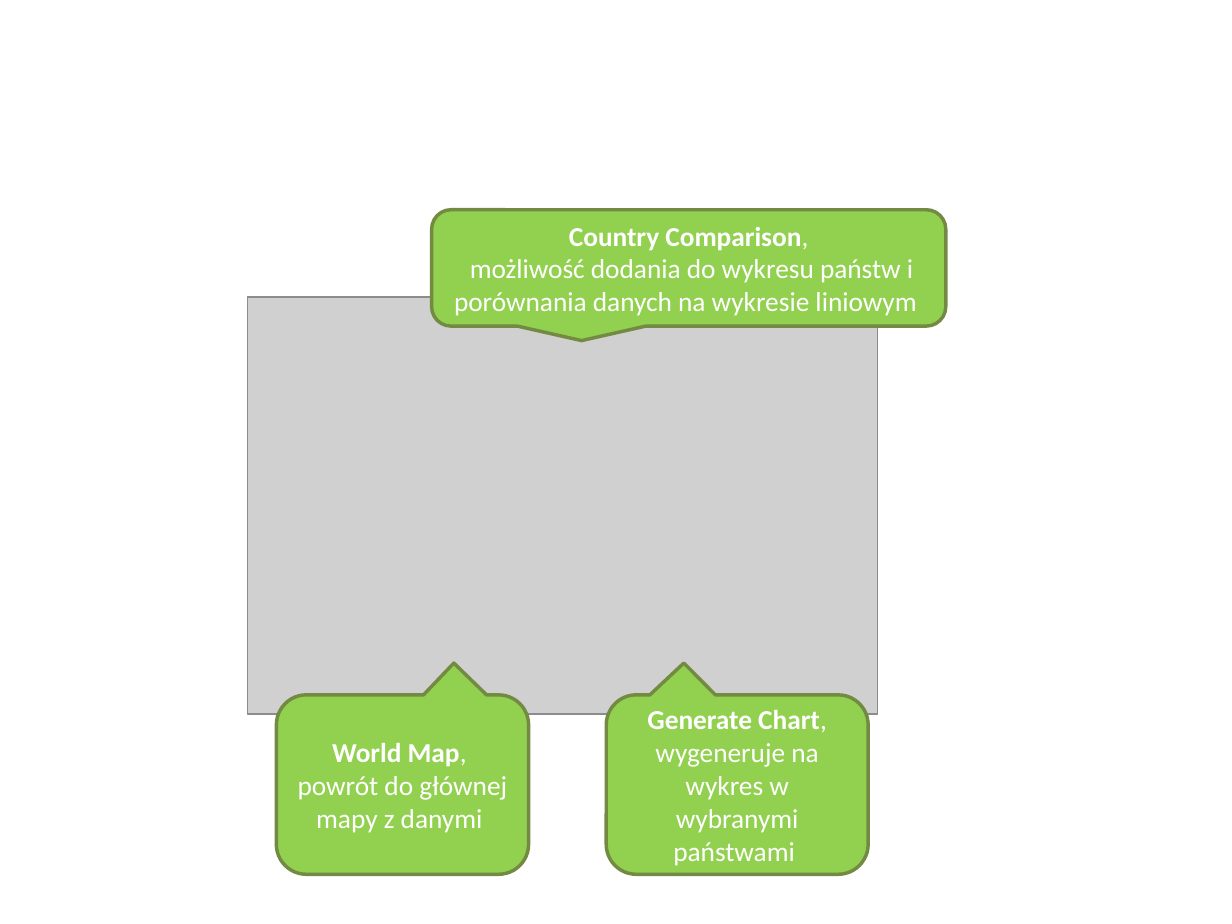
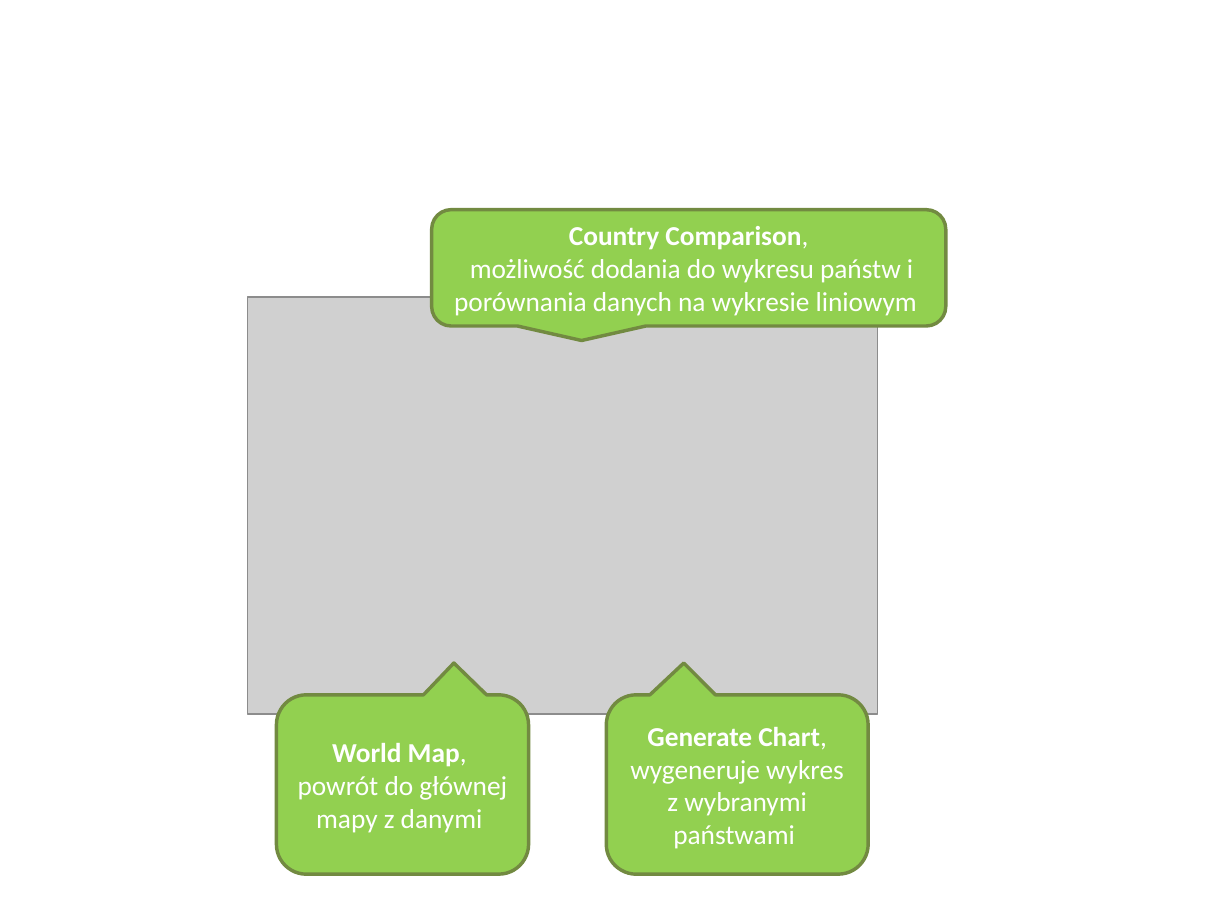
Before and after one commit to janiszewskibartlomiej/COVID-19-Thesis-Postgraduate_studies_on_WSB, a slide deck: slide 9 of docs/WSB_prezentacja_pracy_dyplomowej.pptx (slide 11 before the commit). Drawn at 1232x924 pixels with LibreOffice and Linux fonts; fonts in the diff are those of the drawing; grey boxes stand for pictures; background and template pictures are left out. Boxes give left, top, right and bottom in pixels: in the first picture for what was removed or moved away, otherwise in the second. Text is boxed around its words. In the diff, an @@ line names an element or a change of style, - is before the commit and + after.

```diff
--- a/docs/WSB_prezentacja_pracy_dyplomowej.pptx
+++ b/docs/WSB_prezentacja_pracy_dyplomowej.pptx
@@ text in rounded speech box at <box>630,727,844,849</box>: text changed @@
-Generate Chart, wygeneruje na wykres w wybranymi państwami
+Generate Chart, wygeneruje wykres z wybranymi państwami
```
Also in this commit, not shown: 6 other slides changed, 1 slide removed.
